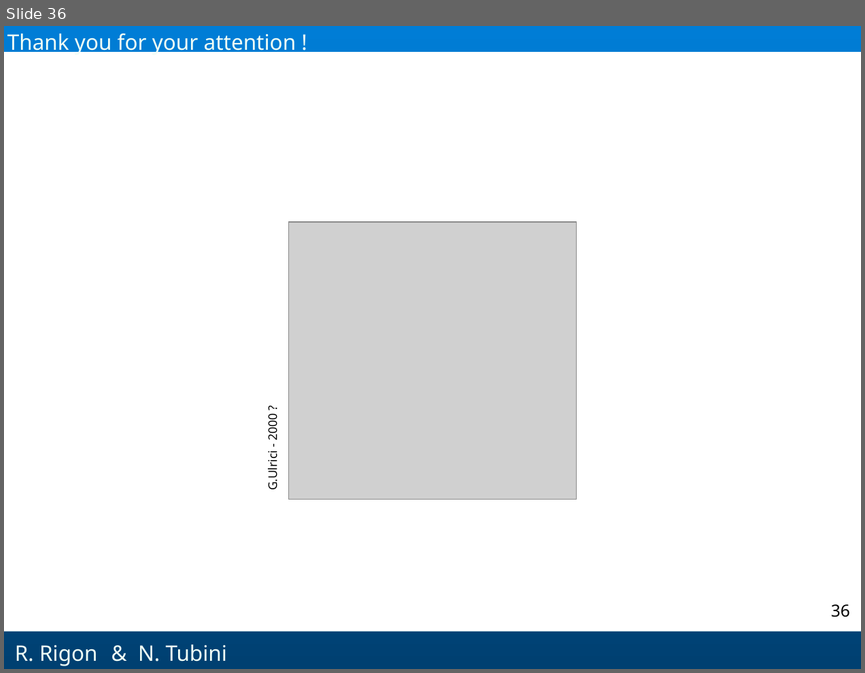
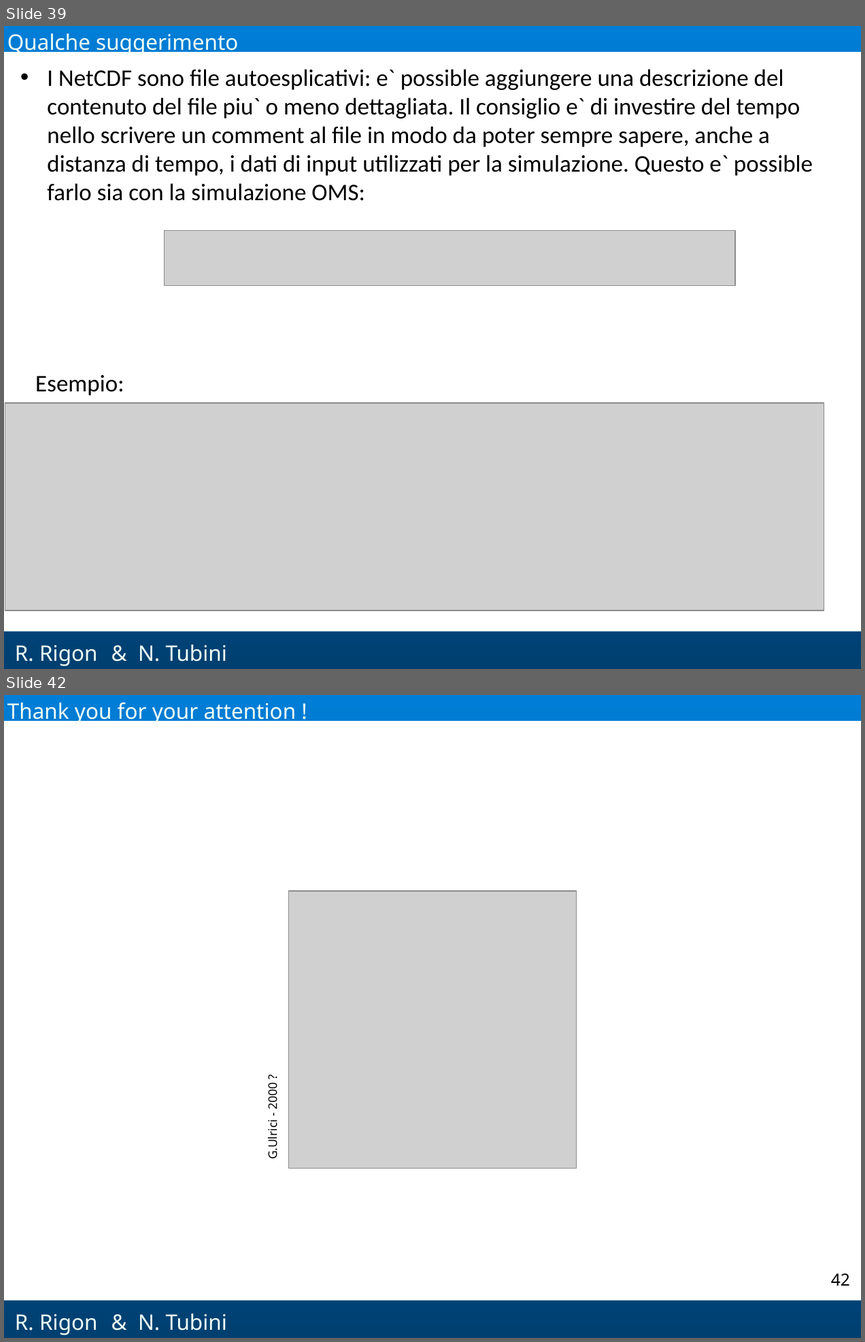
Before and after one commit to GEOframeOMSProjects/OMS_Project_Richards1D, a slide deck: Materials/Richards_English.pptx. Shown one above the other, each under a label of ours: slide 36 before the commit, slides 39 and 42 after it; the slides between them are not shown. The pictures are 865x673 and 865x1342 pixels, drawn with LibreOffice and Linux fonts; fonts in the diff are those of the drawing; grey boxes stand for pictures; background and template pictures are left out. Boxes give left, top, right and bottom in pixels: in the first picture for what was removed or moved away, otherwise in the second. Text is boxed around its words. In the diff, an @@ line names an element or a change of style, - is before the commit and + after.

```diff
--- a/Materials/Richards_English.pptx
+++ b/Materials/Richards_English.pptx
@@ slide 39 added at [4,26,861,669], background gradient #007DD6 to #004071; not listed: 2 template elements that a slide beside it also shows @@
@@ text added at [7,33,238,55], 18 pt, text #F1FEF6 @@
+Qualche suggerimento
@@ text added at [47,69,813,201], 20 pt, text #000000 @@
+• I NetCDF sono file autoesplicativi: e` possible aggiungere una descrizione del contenuto del file piu` o meno dettagliata. Il consiglio e` di investire del tempo nello scrivere un comment al file in modo da poter sempre sapere, anche a distanza di tempo, i dati di input utilizzati per la simulazione. Questo e` possible farlo sia con la simulazione OMS:
@@ picture added at [164,231,735,286] @@
@@ text added at [35,375,124,395], 20 pt, text #000000 @@
+Esempio:
@@ picture added at [5,403,824,610] @@
@@ text added at [138,644,227,661], 18 pt, text #F1FEF6 @@
+& N. Tubini
@@ what was slide 36 is now slide 42 @@
@@ page number at [831,1273,850,1285]: text changed @@
-36
+42
```
Also in this commit, not shown: 13 slides changed, 25 other slides added, 20 slides removed.
